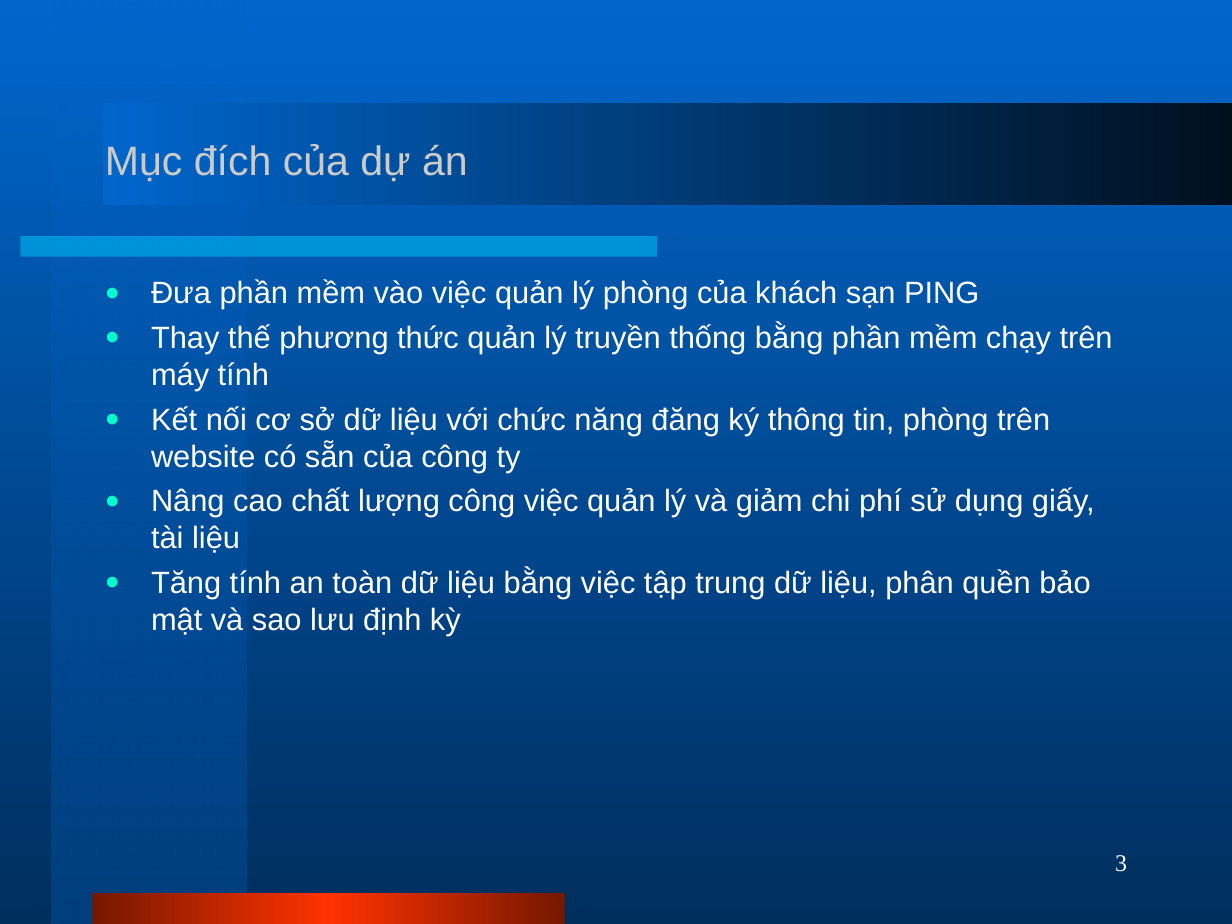
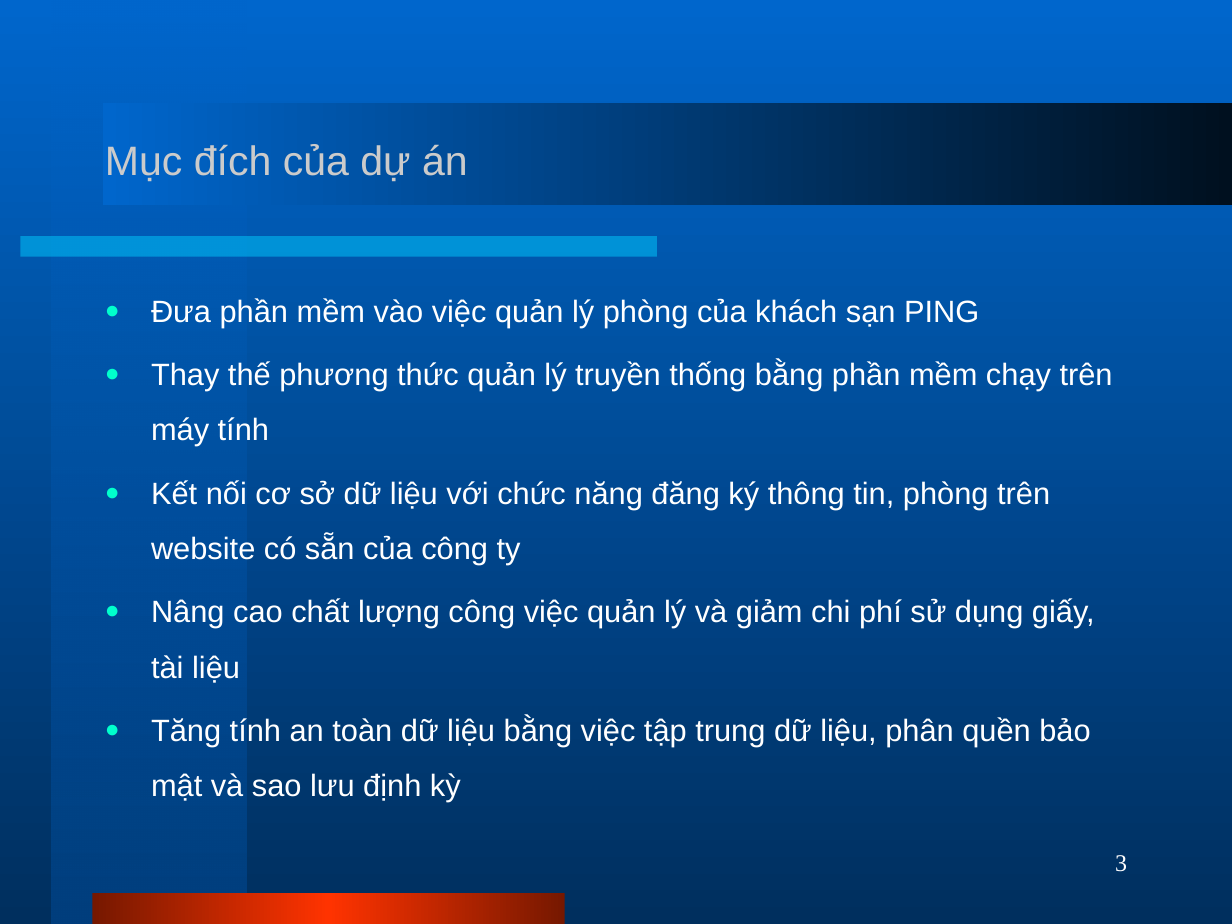
Before and after one commit to phamtuanchip/PHS, a slide deck: slide 3 of Documents/slides.ppt. Drawn at 1232x924 pixels with LibreOffice and Linux fonts; fonts in the diff are those of the drawing. Boxes give left, top, right and bottom in pixels: in the first picture for what was removed or moved away, otherwise in the second. Text is boxed around its words. In the diff, an @@ line names an element or a change of style, - is before the commit and + after.

```diff
--- a/Documents/slides.ppt
+++ b/Documents/slides.ppt
@@ text "Đưa phần mềm vào việc ..." at [151, 298, 1113, 802]: line spacing 1 to 1.5 @@
```
Also in this commit, not shown: 6 other slides changed.
